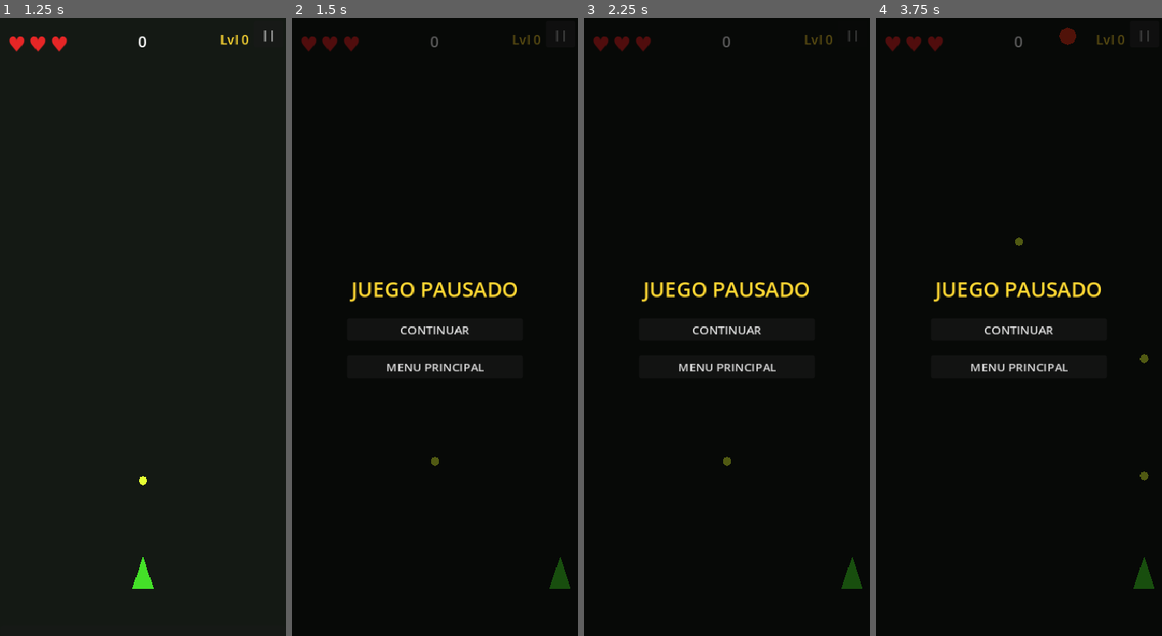
Above: before the commit, frames 1-4 (left to right).
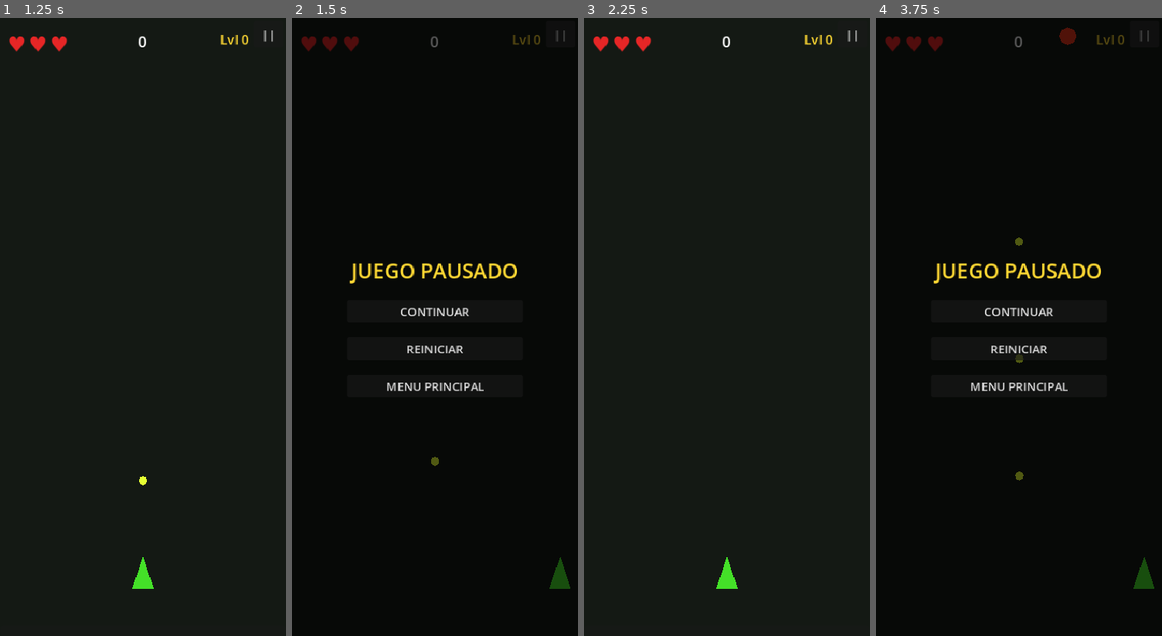
Above: after the commit, the same moments.

Repository: JoseNoIP/gb-GuacBlaster-Survivor
Game: Godot game, scene res://src/scenes/Main.tscn
Same seed, same stepped clock (60 frames per second), same inputs: the game is played once before the commit and once after it.
Inputs (mouse positions are in pixels of both pictures, inside the frame that each line leads up to):
- Up to frame 1 (1.25 s): click "JUGAR" at 0.5 s
- Up to frame 2 (1.5 s): click "||" at 1.25 s
- Up to frame 3 (2.25 s): click (727, 345) at 2 s, where only the run after the commit has a clickable "REINICIAR"
- Up to frame 4 (3.75 s): click (1019, 327) at 2.75 s, where only the run before the commit has a clickable "CONTINUAR"; click "||" at 3.5 s

Frame 1 is identical in both runs. In frame 2, 2.8% of the frame differs, in the area x 20-79%, y 39-61%; in frame 3, 2.1%; in frame 4, 3.0%, in the area x 20-96%, y 39-75%.

Commit message:
feat: implement boss health bar, auto-pause on focus loss, and restart button in pause screen

Diff:
--- a/src/core/EventBus.gd
+++ b/src/core/EventBus.gd
@@ -13,6 +13,7 @@
 signal enemy_split_requested(spawn_position: Vector2, count: int)
 signal boss_spawned(boss_id: int)
 signal boss_defeated(boss_id: int)
+signal boss_health_changed(current: int, maximum: int)
 
 # --- Projectiles ---
 signal player_fired(spawn_position: Vector2, direction: Vector2, damage: float)
--- a/src/features/enemies/EnemyBoss.gd
+++ b/src/features/enemies/EnemyBoss.gd
@@ -8,9 +8,11 @@
 var _generation: int = 0
 var _direction: float = 1.0
 var _fire_timer: float = 0.0
+var _max_health: int = 0
 
 func _initialize() -> void:
 	_health = Constants.BOSS_HP_BASE + _generation * Constants.BOSS_HP_PER_GENERATION
+	_max_health = _health
 	_xp_value = Constants.BOSS_XP
 	_fire_timer = maxf(
 		Constants.BOSS_FIRE_INTERVAL_MIN,
@@ -35,6 +37,10 @@
 	proj.position = global_position
 	get_parent().call_deferred(&"add_child", proj)
 
+func take_damage(amount: int) -> void:
+	super.take_damage(amount)
+	EventBus.boss_health_changed.emit(_health, _max_health)
+
 func _die() -> void:
 	EventBus.boss_defeated.emit(get_instance_id())
 	super._die()
--- a/src/features/ui/HUD.gd
+++ b/src/features/ui/HUD.gd
@@ -34,6 +34,7 @@
 
 var _heart_labels: Array[Label] = []
 var _xp_bar: ProgressBar
+var _boss_hp_bar: ProgressBar
 var _score_label: Label
 var _level_label: Label
 var _timer_label: Label
@@ -53,12 +54,15 @@
 	EventBus.game_started.connect(_on_game_started)
 	EventBus.game_over.connect(_on_game_over)
 	EventBus.boss_spawned.connect(func(_id: int): _boss_spawned = true)
+	EventBus.boss_health_changed.connect(_on_boss_health_changed)
+	EventBus.boss_defeated.connect(func(_id: int): _boss_hp_bar.hide())
 
 func _build_ui() -> void:
 	_build_hearts()
 	_build_score_and_level()
 	_build_timer()
 	_build_xp_bar()
+	_build_boss_hp_bar()
 	_build_powerup_strip()
 	_build_pause_button()
 
@@ -115,6 +119,29 @@
 	_xp_bar.offset_top = -XP_BAR_HEIGHT
 	_xp_bar.offset_bottom = 0.0
 	add_child(_xp_bar)
+
+func _build_boss_hp_bar() -> void:
+	_boss_hp_bar = ProgressBar.new()
+	_boss_hp_bar.min_value = 0.0
+	_boss_hp_bar.max_value = 100.0
+	_boss_hp_bar.value = 100.0
+	_boss_hp_bar.show_percentage = false
+	_boss_hp_bar.anchor_left = 0.5
+	_boss_hp_bar.anchor_right = 0.5
+	_boss_hp_bar.anchor_top = 0.0
+	_boss_hp_bar.anchor_bottom = 0.0
+	_boss_hp_bar.offset_left = -90.0
+	_boss_hp_bar.offset_right = 90.0
+	_boss_hp_bar.offset_top = 52.0
+	_boss_hp_bar.offset_bottom = 68.0
+	var fill_style := StyleBoxFlat.new()
+	fill_style.bg_color = Color(0.9, 0.15, 0.1)
+	_boss_hp_bar.add_theme_stylebox_override(&"fill", fill_style)
+	var bg_style := StyleBoxFlat.new()
+	bg_style.bg_color = Color(0.25, 0.05, 0.05)
+	_boss_hp_bar.add_theme_stylebox_override(&"background", bg_style)
+	_boss_hp_bar.hide()
+	add_child(_boss_hp_bar)
 
 func _build_timer() -> void:
 	_timer_label = Label.new()
@@ -221,6 +248,11 @@
 			(_strip_pills[powerup_id] as Label).queue_free()
 			_strip_pills.erase(powerup_id)
 
+func _on_boss_health_changed(current: int, maximum: int) -> void:
+	_boss_hp_bar.max_value = float(maximum)
+	_boss_hp_bar.value = float(current)
+	_boss_hp_bar.show()
+
 func _on_game_started() -> void:
 	_displayed_score = 0
 	_score_label.text = "0"
@@ -228,6 +260,7 @@
 	_xp_bar.value = 0.0
 	_pause_btn.disabled = false
 	_boss_spawned = false
+	_boss_hp_bar.hide()
 	_timer_label.hide()
 	_timer_label.add_theme_color_override("font_color", Color(0.8, 0.8, 0.8))
 	for lbl: Label in _heart_labels:
@@ -238,3 +271,4 @@
 
 func _on_game_over(_score: int, _duration: float) -> void:
 	_pause_btn.disabled = true
+	_boss_hp_bar.hide()
--- a/src/features/ui/PauseScreen.gd
+++ b/src/features/ui/PauseScreen.gd
@@ -5,6 +5,7 @@
 
 var _panel: Control
 var _resume_btn: Button
+var _restart_btn: Button
 var _menu_btn: Button
 var _confirm_panel: Control
 var _confirm_cancel_btn: Button
@@ -31,8 +32,8 @@
 	_panel.anchor_bottom = 0.5
 	_panel.offset_left = -120.0
 	_panel.offset_right = 120.0
-	_panel.offset_top = -110.0
-	_panel.offset_bottom = 110.0
+	_panel.offset_top = -130.0
+	_panel.offset_bottom = 130.0
 	add_child(_panel)
 
 	var vbox := VBoxContainer.new()
@@ -52,6 +53,11 @@
 	_resume_btn.text = "CONTINUAR"
 	_resume_btn.pressed.connect(_on_resume_pressed)
 	vbox.add_child(_resume_btn)
+
+	_restart_btn = Button.new()
+	_restart_btn.text = "REINICIAR"
+	_restart_btn.pressed.connect(_on_restart_pressed)
+	vbox.add_child(_restart_btn)
 
 	_menu_btn = Button.new()
 	_menu_btn.text = "MENU PRINCIPAL"
@@ -113,6 +119,10 @@
 func _on_resume_pressed() -> void:
 	GameManager.resume_game()
 
+func _on_restart_pressed() -> void:
+	GameManager.resume_game()
+	EventBus.restart_requested.emit()
+
 func _on_menu_pressed() -> void:
 	_confirm_panel.show()
 
@@ -130,6 +140,9 @@
 func get_resume_button() -> Button:
 	return _resume_btn
 
+func get_restart_button() -> Button:
+	return _restart_btn
+
 func get_menu_button() -> Button:
 	return _menu_btn
 
--- a/src/scenes/Game.gd
+++ b/src/scenes/Game.gd
@@ -27,6 +27,11 @@
 	elif _camera.offset != Vector2.ZERO:
 		_camera.offset = Vector2.ZERO
 
+func _notification(what: int) -> void:
+	if what == NOTIFICATION_APPLICATION_FOCUS_OUT:
+		if GameManager.get_state() == GameManager.GameState.PLAYING:
+			GameManager.pause_game()
+
 func _on_player_damaged() -> void:
 	_shake_timer = SHAKE_DURATION
 
--- a/tests/unit/test_enemy_boss.gd
+++ b/tests/unit/test_enemy_boss.gd
@@ -51,3 +51,16 @@
 	add_child_autofree(boss_gen3)
 	var expected_hp: int = Constants.BOSS_HP_BASE + 3 * Constants.BOSS_HP_PER_GENERATION
 	assert_eq(boss_gen3.get_health(), expected_hp)
+
+func test_take_damage_emits_boss_health_changed() -> void:
+	watch_signals(EventBus)
+	_boss.take_damage(10)
+	assert_signal_emitted(EventBus, "boss_health_changed")
+
+func test_boss_health_changed_carries_correct_current() -> void:
+	watch_signals(EventBus)
+	_boss.take_damage(10)
+	assert_signal_emitted_with_parameters(
+		EventBus, "boss_health_changed",
+		[Constants.BOSS_HP_BASE - 10, Constants.BOSS_HP_BASE]
+	)
--- a/tests/unit/test_hud.gd
+++ b/tests/unit/test_hud.gd
@@ -62,3 +62,30 @@
 func test_level_label_updates_on_level_up() -> void:
 	EventBus.player_level_up.emit(3)
 	assert_eq(_hud._level_label.text, "Lvl 3")
+
+# --- Boss HP bar ---
+
+func test_boss_hp_bar_hidden_initially() -> void:
+	assert_false(_hud._boss_hp_bar.visible)
+
+func test_boss_hp_bar_shows_on_health_changed() -> void:
+	EventBus.boss_health_changed.emit(80, 100)
+	assert_true(_hud._boss_hp_bar.visible)
+
+func test_boss_hp_bar_value_updated() -> void:
+	EventBus.boss_health_changed.emit(60, 100)
+	assert_eq(_hud._boss_hp_bar.value, 60.0)
+
+func test_boss_hp_bar_max_updated() -> void:
+	EventBus.boss_health_changed.emit(50, 150)
+	assert_eq(_hud._boss_hp_bar.max_value, 150.0)
+
+func test_boss_hp_bar_hides_on_boss_defeated() -> void:
+	EventBus.boss_health_changed.emit(50, 100)
+	EventBus.boss_defeated.emit(1)
+	assert_false(_hud._boss_hp_bar.visible)
+
+func test_boss_hp_bar_hides_on_game_started() -> void:
+	EventBus.boss_health_changed.emit(50, 100)
+	EventBus.game_started.emit()
+	assert_false(_hud._boss_hp_bar.visible)
--- a/tests/unit/test_pause.gd
+++ b/tests/unit/test_pause.gd
@@ -93,3 +93,20 @@
 	_screen.get_menu_button().pressed.emit()
 	EventBus.game_paused.emit(false)
 	assert_false(_screen.get_confirm_panel().visible)
+
+# --- Restart button ---
+
+func test_pause_screen_has_restart_button() -> void:
+	assert_not_null(_screen.get_restart_button())
+
+func test_restart_button_emits_restart_requested() -> void:
+	EventBus.game_paused.emit(true)
+	GameManager.pause_game()
+	watch_signals(EventBus)
+	_screen.get_restart_button().pressed.emit()
+	assert_signal_emitted(EventBus, "restart_requested")
+
+func test_restart_button_resumes_game_before_restarting() -> void:
+	GameManager.pause_game()
+	_screen.get_restart_button().pressed.emit()
+	assert_eq(GameManager.get_state(), GameManager.GameState.PLAYING)
Not shown, changed: idea-base.md
